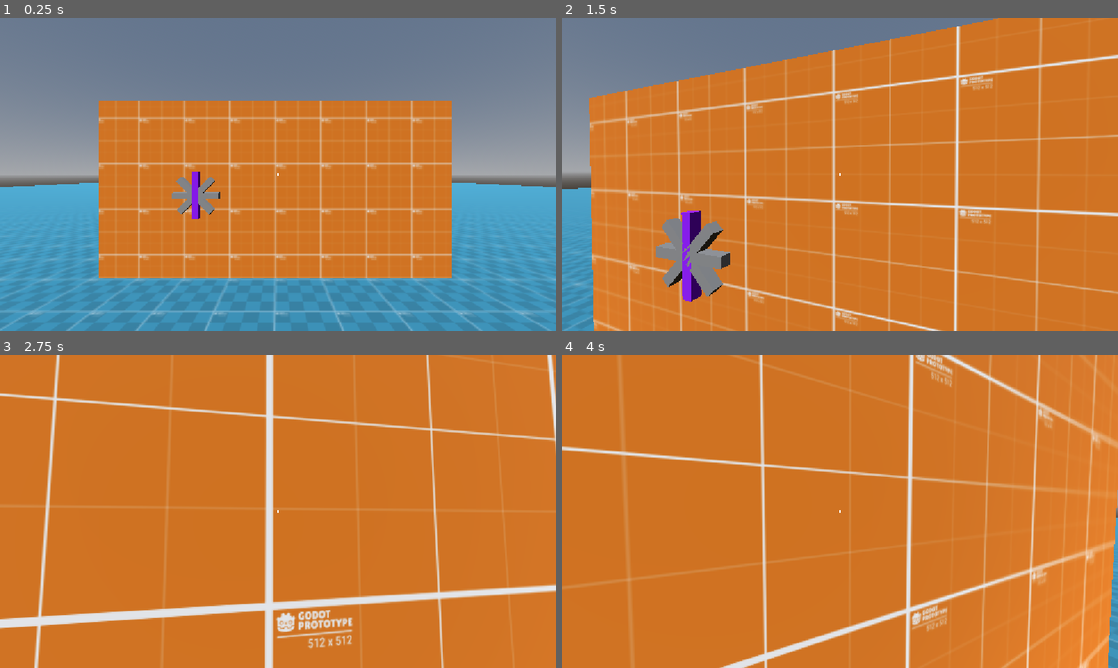
Above: before the commit, frames 1-4 (two rows, left to right).
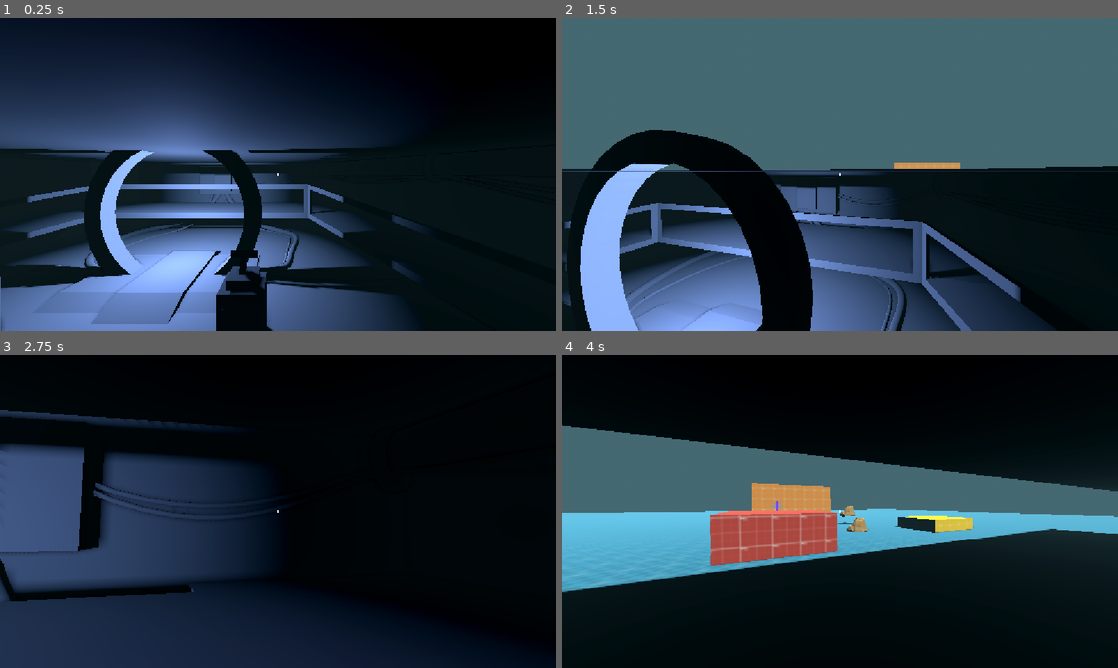
Above: after the commit, the same moments.

Repository: Raamxie/LudumDare60
Game: Godot game, scene res://scenes/main.tscn
The game is run twice, just before and just after one commit, with the same random seed, the same clock (stepped at 60 frames per second) and the same inputs.
Inputs (mouse positions are in pixels of both pictures, inside the frame that each line leads up to):
- Up to frame 1 (0.25 s): no input
- Up to frame 2 (1.5 s): tap Enter at 0.5 s; move the mouse to (867, 174) at 0.52 s; hold W (forward) from 0.53 s (still down); click (867, 174) at 0.6 s; tap Space (jump) at 0.77 s; move the mouse to (812, 174) at 1.27 s; tap Q (drop) at 1.35 s
- Up to frame 3 (2.75 s): keep holding W (forward); tap Space (jump) at 1.52 s; move the mouse to (289, 505) at 2.02 s; tap E (interact) at 2.1 s
- Up to frame 4 (4 s): keep holding W (forward); move the mouse to (834, 517) at 2.77 s; tap Shift (sprint) at 2.85 s; tap Space (jump) at 3.02, 3.77 s; move the mouse to (878, 514) at 3.52 s; tap F (use_tool) at 3.6 s

The runs differ from the first frame. In frame 1, 100% of the frame differs, in the area x 0-100%, y 0-100%; in frame 2, 100%; in frame 3, 100%; in frame 4, 100%.

Commit message:
setup basic lighting

Diff:
--- a/ludum-dare-60/scenes/main.tscn
+++ b/ludum-dare-60/scenes/main.tscn
@@ -46,11 +46,21 @@
 [sub_resource type="Environment" id="Environment_g4v7s"]
 background_mode = 2
 sky = SubResource("Sky_yf5fn")
+ambient_light_source = 2
+ambient_light_color = Color(0.73, 1, 0.9955, 1)
+ambient_light_energy = 0.0
+ssao_enabled = true
+glow_enabled = true
+fog_enabled = true
+fog_light_color = Color(0.37820002, 0.56363994, 0.61, 1)
+fog_light_energy = 0.5
+
+[sub_resource type="BoxMesh" id="BoxMesh_g4v7s"]
 
 [node name="Main" type="Node3D" unique_id=628576902]
 
 [node name="Player" parent="." unique_id=1630401320 instance=ExtResource("1_o5qli")]
-transform = Transform3D(1, 0, 0, 0, 1, 0, 0, 0, 1, -0.023413122, 1.4007372, 0.24968147)
+transform = Transform3D(1, 0, 0, 0, 1, 0, 0, 0, 1, -4.253009, 1.4007373, 24.458319)
 AIR_CONTROL = 2.0
 
 [node name="Map" type="Node3D" parent="." unique_id=848868923]
@@ -79,9 +89,36 @@
 
 [node name="DirectionalLight3D" type="DirectionalLight3D" parent="World" unique_id=977028041]
 transform = Transform3D(1, 0, 0, 0, 0.6346844, 0.7727715, 0, -0.7727715, 0.6346844, 0, 0.93603176, 0)
+shadow_enabled = true
 
 [node name="WorldEnvironment" type="WorldEnvironment" parent="World" unique_id=611473376]
 environment = SubResource("Environment_g4v7s")
+
+[node name="OmniLight3D" type="OmniLight3D" parent="World" unique_id=2081159335]
+transform = Transform3D(1, 0, 0, 0, 1, 0, 0, 0, 1, -6.3860483, 1.9981183, 20.057615)
+light_color = Color(0.53999996, 0.655, 1, 1)
+light_energy = 2.0
+shadow_enabled = true
+
+[node name="OmniLight3D2" type="OmniLight3D" parent="World" unique_id=179669134]
+transform = Transform3D(1, 0, 0, 0, 1, 0, 0, 0, 1, -18.12917, 2.7965333, 25.93191)
+light_color = Color(0.6333333, 1, 0.6, 1)
+shadow_enabled = true
+
+[node name="OmniLight3D3" type="OmniLight3D" parent="World" unique_id=322812333]
+transform = Transform3D(1, 0, 0, 0, 1, 0, 0, 0, 1, -20.059284, 2.7965336, 34.921234)
+light_color = Color(0.6333333, 1, 0.6, 1)
+shadow_enabled = true
+
+[node name="OmniLight3D4" type="OmniLight3D" parent="World" unique_id=2005140608]
+transform = Transform3D(1, 0, 0, 0, 1, 0, 0, 0, 1, 6.096037, 2.7965336, 28.478294)
+light_color = Color(0.6333333, 1, 0.6, 1)
+shadow_enabled = true
+
+[node name="OmniLight3D5" type="OmniLight3D" parent="World" unique_id=1415837325]
+transform = Transform3D(1, 0, 0, 0, 1, 0, 0, 0, 1, -3.735273, 2.7965336, 29.642235)
+light_color = Color(0.6333333, 1, 0.6, 1)
+shadow_enabled = true
 
 [node name="BoxObject" parent="." unique_id=2132515151 instance=ExtResource("6_tefeu")]
 transform = Transform3D(1, 0, 0, 0, 1, 0, 0, 0, 1, 3.2786644, 1, 3.075509)
@@ -95,38 +132,44 @@
 [node name="InteractableObject" parent="." unique_id=162394750 instance=ExtResource("8_85g3d")]
 transform = Transform3D(1, 0, 0, 0, 1, 0, 0, 0, 1, -1.7163336, 2.312818, -4.008759)
 
-[node name="Button_OK" parent="." unique_id=1313615649 instance=ExtResource("9_jbj1t")]
+[node name="Room" type="Node3D" parent="." unique_id=1334907514]
+
+[node name="Button_OK" parent="Room" unique_id=1313615649 instance=ExtResource("9_jbj1t")]
 transform = Transform3D(1.3, 0, 0, 0, 1.3, 0, 0, 0, 1.3, -8.15227, 1.4457299, 22.193748)
 
-[node name="Button_Pressure" parent="." unique_id=1900022679 instance=ExtResource("10_muem4")]
+[node name="Button_Pressure" parent="Room" unique_id=1900022679 instance=ExtResource("10_muem4")]
 transform = Transform3D(1.3, 0, 0, 0, 1.3, 0, 0, 0, 1.3, -7.997029, 1.4470888, 22.196085)
 
-[node name="Pressure_Arrow" parent="." unique_id=964362895 instance=ExtResource("11_dp3eg")]
+[node name="Pressure_Arrow" parent="Room" unique_id=964362895 instance=ExtResource("11_dp3eg")]
 transform = Transform3D(1.3, 0, 0, 0, 1.3, 0, 0, 0, 1.3, -8.078606, 1.4445354, 22.080786)
 
-[node name="Pressure_Panel_Doors" parent="." unique_id=1982461232 instance=ExtResource("13_gqmmt")]
+[node name="Pressure_Panel_Doors" parent="Room" unique_id=1982461232 instance=ExtResource("13_gqmmt")]
 transform = Transform3D(1.3, 0, 0, 0, 1.3, 0, 0, 0, 1.3, -8.262167, 1.0071381, 22.36216)
 
-[node name="Screw4" parent="." unique_id=2011695269 instance=ExtResource("14_yc10j")]
+[node name="Screw4" parent="Room" unique_id=2011695269 instance=ExtResource("14_yc10j")]
 transform = Transform3D(1.3, 0, 0, 0, 1.3, 0, 0, 0, 1.3, -7.926992, 0.6882538, 22.33835)
 
-[node name="Screw3" parent="." unique_id=1744910706 instance=ExtResource("14_yc10j")]
+[node name="Screw3" parent="Room" unique_id=1744910706 instance=ExtResource("14_yc10j")]
 transform = Transform3D(1.3, 0, 0, 0, 1.3, 0, 0, 0, 1.3, -8.232584, 0.68805355, 22.33816)
 
-[node name="Screw2" parent="." unique_id=1727111826 instance=ExtResource("14_yc10j")]
+[node name="Screw2" parent="Room" unique_id=1727111826 instance=ExtResource("14_yc10j")]
 transform = Transform3D(1.3, 0, 0, 0, 1.3, 0, 0, 0, 1.3, -8.232874, 1.3264211, 22.339369)
 
-[node name="Screw" parent="." unique_id=1130252916 instance=ExtResource("14_yc10j")]
+[node name="Screw" parent="Room" unique_id=1130252916 instance=ExtResource("14_yc10j")]
 transform = Transform3D(1.3, 0, 0, 0, 1.3, 0, 0, 0, 1.3, -7.9267707, 1.3259696, 22.33943)
 
-[node name="Cables_blockout" parent="." unique_id=1264249907 instance=ExtResource("15_jscy8")]
+[node name="Cables_blockout" parent="Room" unique_id=1264249907 instance=ExtResource("15_jscy8")]
 transform = Transform3D(1.3, 0, 0, 0, 1.3, 0, 0, 0, 1.3, -8.077266, 0.6225513, 22.113424)
 
-[node name="Pressure_Panel" parent="." unique_id=1222248090 instance=ExtResource("14_a8y0u")]
+[node name="Pressure_Panel" parent="Room" unique_id=1222248090 instance=ExtResource("14_a8y0u")]
 transform = Transform3D(1.3, 0, 0, 0, 1.3, 0, 0, 0, 1.3, -8.078434, 1.0670372, 22.08714)
 
-[node name="Room_blockout" parent="." unique_id=1735600828 instance=ExtResource("15_jkv2x")]
+[node name="Room_blockout" parent="Room" unique_id=1735600828 instance=ExtResource("15_jkv2x")]
 transform = Transform3D(1.25, 0, 0, 0, 1.25, 0, 0, 0, 1.25, -6.4177046, -0.33072412, 22.954878)
 
+[node name="MeshInstance3D" type="MeshInstance3D" parent="Room" unique_id=745919226]
+transform = Transform3D(50, 0, 0, 0, 1, 0, 0, 0, 30, -7.3647604, 3.772715, 26.27198)
+mesh = SubResource("BoxMesh_g4v7s")
+
 [node name="Flashlight" parent="." unique_id=1798987676 instance=ExtResource("17_muem4")]
-transform = Transform3D(1, 0, 0, 0, 1, 0, 0, 0, 1, 1.8293905, 2.6734576, 2.1744196)
+transform = Transform3D(1, 0, 0, 0, 1, 0, 0, 0, 1, -8.528329, 2.6734576, 27.26478)
